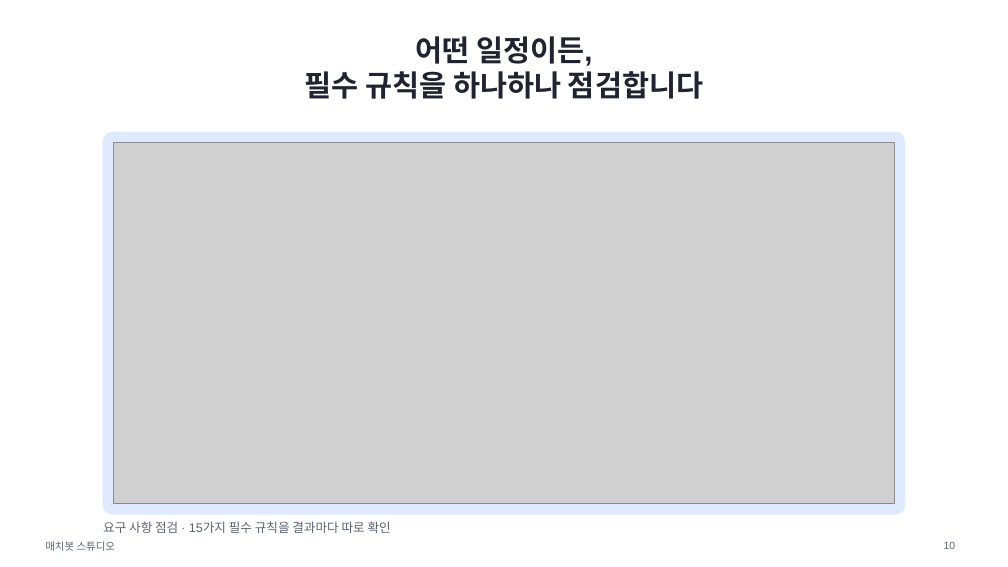
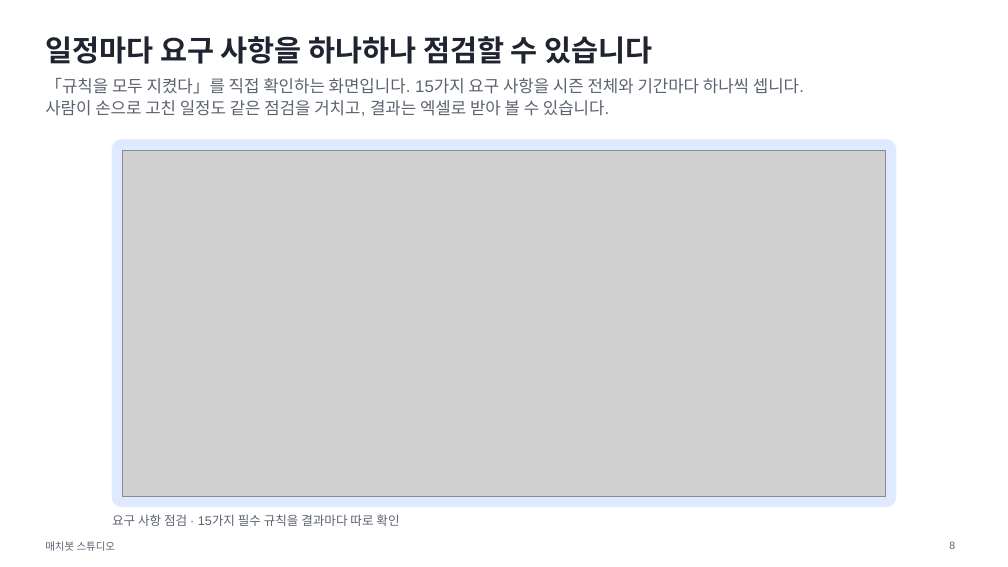
Before and after one commit to drimdrim2002/kbo-scheduler, a slide deck: slide 8 of docs/deck/matchbot-talk.pptx (slide 10 before the commit). Drawn at 1008x567 pixels with LibreOffice and Linux fonts; fonts in the diff are those of the drawing; grey boxes stand for pictures. Boxes give left, top, right and bottom in pixels: in the first picture for what was removed or moved away, otherwise in the second. Text is boxed around its words. In the diff, an @@ line names an element or a change of style, - is before the commit and + after.

```diff
--- a/docs/deck/matchbot-talk.pptx
+++ b/docs/deck/matchbot-talk.pptx
@@ title at (x1=45, y1=36, x2=653, y2=64): text changed @@
-어떤 일정이든,
-필수 규칙을 하나하나 점검합니다
+일정마다 요구 사항을 하나하나 점검할 수 있습니다
@@ text added at (x1=45, y1=78, x2=804, y2=116), 16 pt, text #5C6370 @@
+「규칙을 모두 지켰다」를 직접 확인하는 화면입니다. 15가지 요구 사항을 시즌 전체와 기간마다 하나씩 셉니다.
+사람이 손으로 고친 일정도 같은 점검을 거치고, 결과는 엑셀로 받아 볼 수 있습니다.
@@ rounded rectangle resized from (x1=104, y1=132, x2=905, y2=514) to (x1=112, y1=140, x2=896, y2=507) @@
@@ rounded rectangle at (x1=112, y1=140, x2=896, y2=507): proportions changed @@
@@ picture resized from (x1=114, y1=143, x2=895, y2=504) to (x1=123, y1=150, x2=885, y2=496) @@
@@ text "요구 사항 점검 · 15가지 ..." moved from (x1=103, y1=521, x2=391, y2=533) to (x1=112, y1=514, x2=399, y2=526) @@
@@ page number at (x1=949, y1=542, x2=955, y2=549): text changed @@
-10
+8
```
Also in this commit, not shown: 7 other slides changed, 4 slides added, 6 slides removed, 9 other files.
